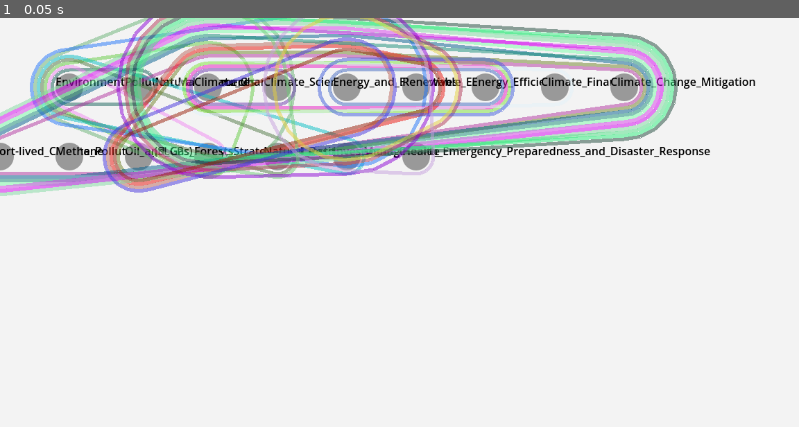
Above: before the commit, frame 1.
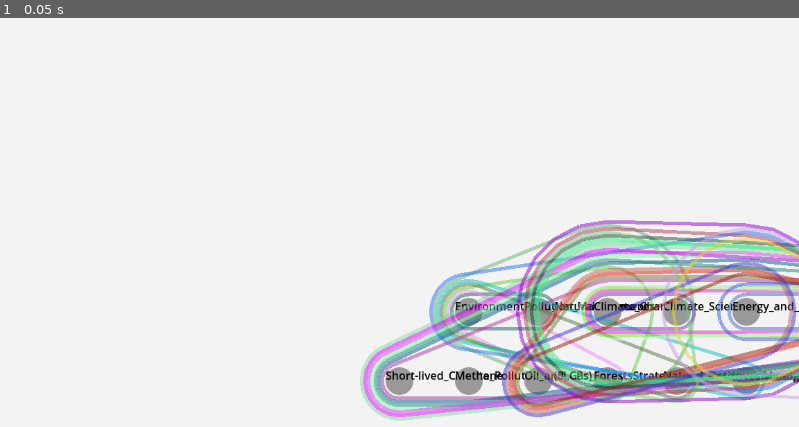
Above: after the commit, the same moment.

Repository: Attila772/hypergodot
Game: Godot game, scene res://main.tscn
Same seed, same stepped clock (60 frames per second), same inputs: the game is played once before the commit and once after it.
Inputs:
- Up to frame 1 (0.05 s): no input

The runs differ from the first frame. In frame 1, 38% of the frame differs, in the area x 0-100%, y 0-99%.

Commit message:
Camera2D
Added camera 2d with zooming, and dragging the screen

Diff:
--- /dev/null
+++ b/Camera2D.gd
@@ -0,0 +1,43 @@
+extends Camera2D
+# Customize these values as needed
+var zoom_speed: float = 0.01
+var min_zoom: float = 0.5
+var max_zoom: float = 2.0
+var dragging: bool = false
+var drag_last_position: Vector2
+
+func _ready():
+	# Initial setup if needed
+	pass
+
+func _input(event):
+	if event is InputEventMouseButton:
+		if event.button_index == MOUSE_BUTTON_RIGHT:
+			if event.pressed:
+				dragging = true
+				drag_last_position = event.global_position
+			else:
+				dragging = false
+		elif event.button_index == MOUSE_BUTTON_WHEEL_UP or event.button_index == MOUSE_BUTTON_WHEEL_DOWN:
+			var zoom_direction = 0
+			if event.button_index == MOUSE_BUTTON_WHEEL_UP:
+				zoom_direction = 1
+			else:
+				zoom_direction = -1
+
+			zoom += Vector2(zoom_speed, zoom_speed) * zoom_direction
+			# Clamp the zoom value
+			zoom.x = clamp(zoom.x, min_zoom, max_zoom)
+			zoom.y = clamp(zoom.y, min_zoom, max_zoom)
+			zoom += Vector2(zoom_speed, zoom_speed) * zoom_direction
+			# Clamp the zoom value to ensure it's within the min and max thresholds
+			zoom.x = clamp(zoom.x, min_zoom, max_zoom)
+			zoom.y = clamp(zoom.y, min_zoom, max_zoom)
+
+	elif event is InputEventMouseMotion and dragging:
+		# Calculate the drag movement
+		var drag_current_position = event.global_position
+		var drag_delta = drag_last_position - drag_current_position
+		# Move the camera based on the drag
+		position += drag_delta
+		drag_last_position = drag_current_position
--- a/HyperNode.gd
+++ b/HyperNode.gd
@@ -19,7 +19,9 @@
 		if event.button_index == MOUSE_BUTTON_LEFT:
 			if event.pressed:
 				var mouse_pos = get_viewport().get_mouse_position()
-				if get_rect().has_point(mouse_pos):
+				var mouse_pos2 = get_global_mouse_position() # Adjusted line
+				print(mouse_pos2, get_rect().position)
+				if get_rect().has_point(mouse_pos2):
 					dragging = true
 					drag_offset = mouse_pos - get_position()
 					emit_signal("node_drag_started", self)
--- a/main.gd
+++ b/main.gd
@@ -38,7 +38,6 @@
 	var hyperedge_scene = load("res://HyperEdge.tscn")
 	for node_id in nodes:
 		var node_edges = nodes[node_id].edges
-		print(nodes)
 		var circle_ref = get_node(str(node_id)) # Assuming this gets a node instance with 'offset_circles' available
 		var offset_circles = circle_ref.offset_circles # List of radii for offset circles
 		for edge_index in range(node_edges.size()):
@@ -62,15 +61,9 @@
 				var radius = edge_data["radii"][i]
 				node_radii_pairs[nodeid] = radius
 			hyperedge_instance.nodes = node_radii_pairs
-
 			var color = Color(randf(), randf(), randf(), 0.5)  # Generate a random color
 			hyperedge_instance.color = color
 			add_child(hyperedge_instance)
-
-
-
-
-
 
 
 func _ready():
--- a/main.tscn
+++ b/main.tscn
@@ -1,6 +1,7 @@
-[gd_scene load_steps=2 format=3 uid="uid://2f8fvrck2f38"]
+[gd_scene load_steps=3 format=3 uid="uid://2f8fvrck2f38"]
 
 [ext_resource type="Script" path="res://main.gd" id="1_1hwno"]
+[ext_resource type="Script" path="res://Camera2D.gd" id="2_iiqxp"]
 
 [node name="Node2D" type="Node2D"]
 script = ExtResource("1_1hwno")
@@ -19,3 +20,6 @@
 offset_right = 195.0
 offset_bottom = 401.0
 color = Color(0.0980392, 0.0980392, 0.0980392, 1)
+
+[node name="Camera2D" type="Camera2D" parent="."]
+script = ExtResource("2_iiqxp")
